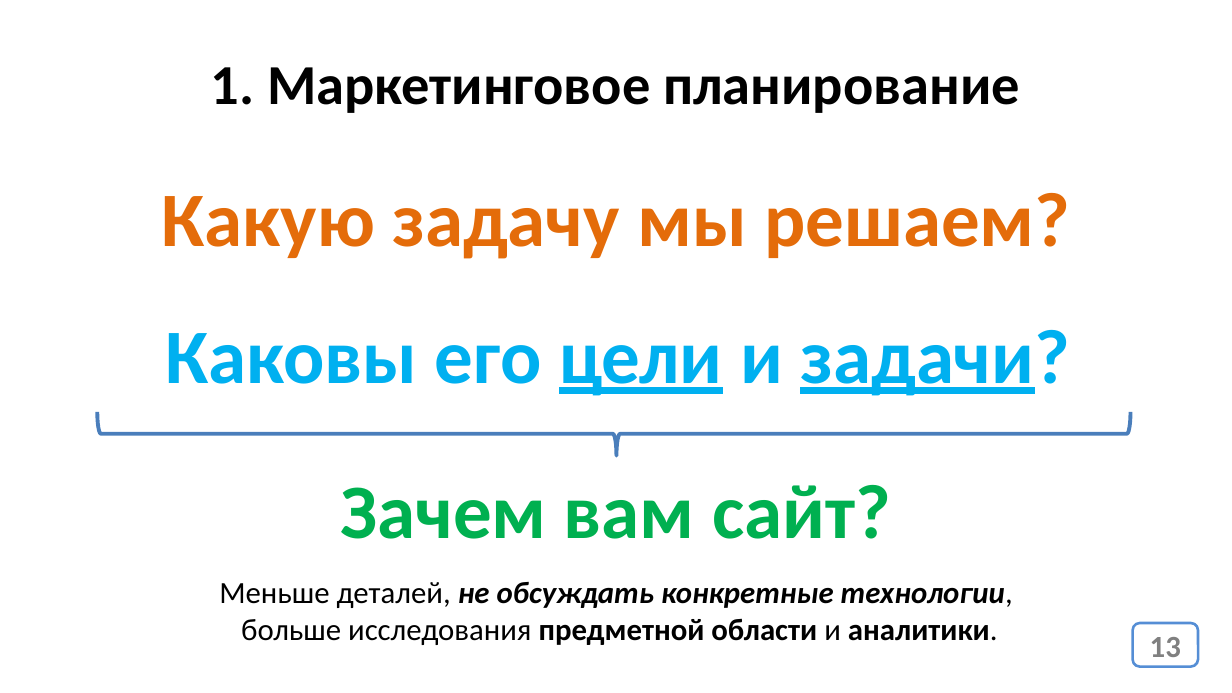
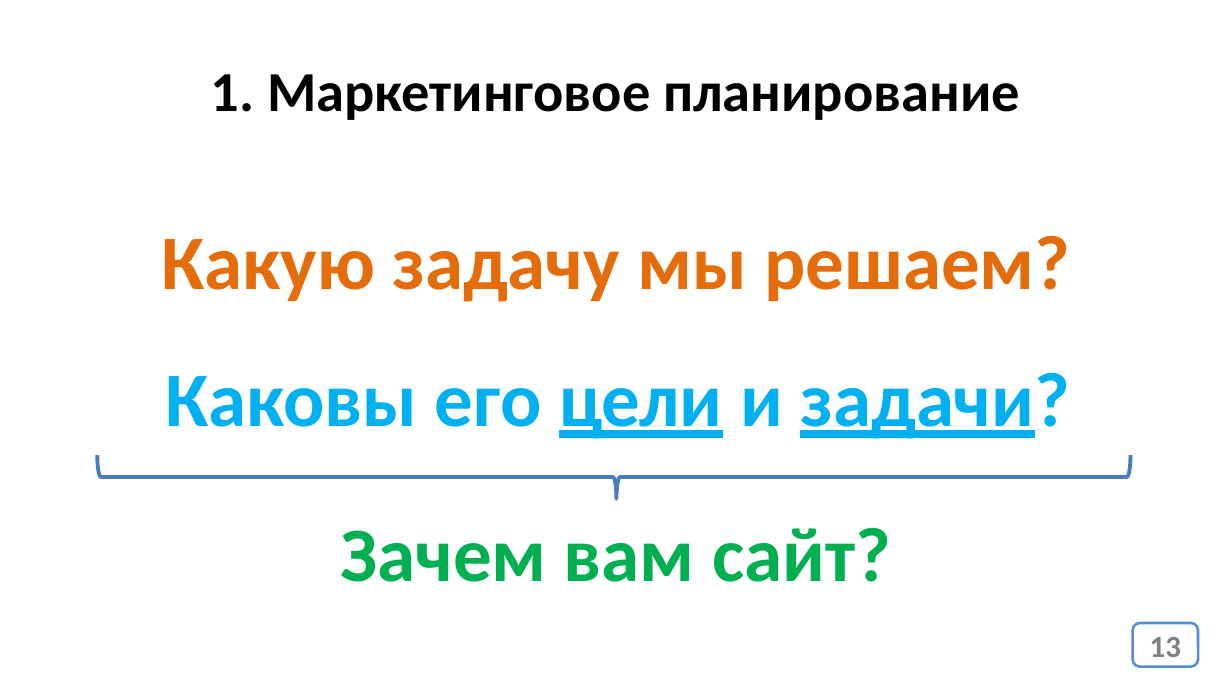
Before and after one commit to web40-ortdnipro/lesson24, a slide deck: slide 13 of lesson24.pptx. Drawn at 1232x693 pixels with LibreOffice and Linux fonts; fonts in the diff are those of the drawing. Boxes give left, top, right and bottom in pixels: in the first picture for what was removed or moved away, otherwise in the second. Text is boxed around its words. In the diff, an @@ line names an element or a change of style, - is before the commit and + after.

```diff
--- a/lesson24.pptx
+++ b/lesson24.pptx
@@ text "1. Маркетинговое планирование": place and size @@
-text "1. Маркетинговое планирование" at <box>211,67,1020,113</box>
+text "1. Маркетинговое планирование" at <box>211,74,1020,120</box>
@@ 3 texts, 1 right brace: place and size @@
-3 texts, 1 right brace at <box>98,193,1131,539</box>
+3 texts, 1 right brace at <box>98,236,1131,582</box>
@@ text removed at <box>219,582,1013,645</box> @@
-Меньше деталей, не обсуждать конкретные технологии,
-больше исследования предметной области и аналитики.
```
Also in this commit, not shown: 1 other slide changed, 1 other file.
